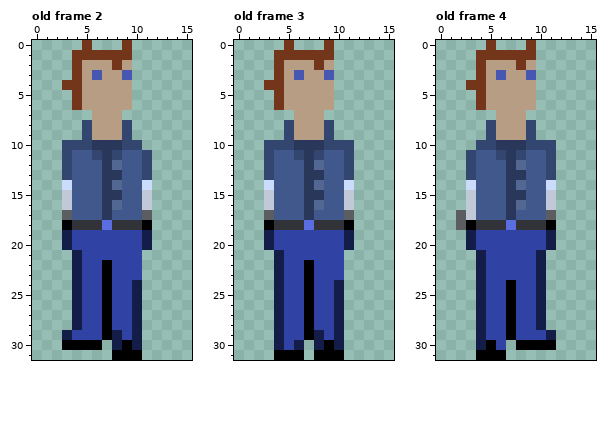
Pixel-art file: assets/sprites/Dave.ase. Above: the version before the commit.
16x32 pixels, 4 frames. Shown: old frame 2, old frame 3, old frame 4. The commit also changed other frames, which this record leaves out.
Now the later version:
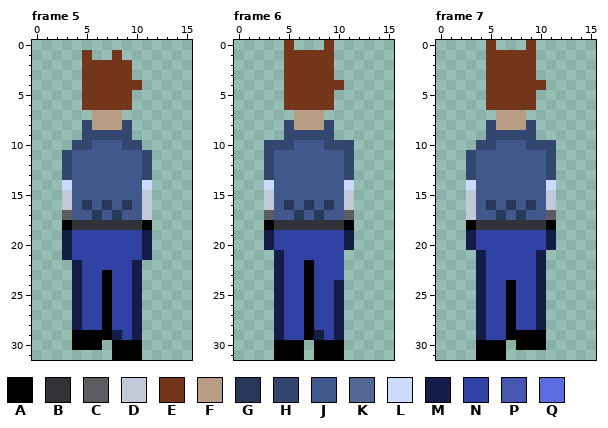
Palette (. is transparent): A #000000  B #323339  C #5c5d61  D #c1c8d7  E #73361a  F #b79d84  G #29385a  H #33466f  J #40588c  K #536793  L #cbdbfc  M #141c48  N #3142a5  P #4756b0  Q #5b6ee1
A new or re-ordered frame is compared with the old frame closest to it.
Commit message: Added 4-directional player animations.
Edits made:
frames 4 -> 13
Changed rows in their new state; - is an unchanged pixel.
Frame 5 is new; against old frame 2:
first column x 3:
 0 --.---.--
 1 -.-..-.--
 2 -.EEE-E--
 3 -.EEEEE--
 4 ..EEEEEE-
 5 -.EEEEE--
 6 -.EEEEE--
 9 ---HHH---
10 .--JJJ---
11 ---JJJ---
12 ----JJ---
13 ----JJ---
14 ----JJ---
15 ----JJ---
16 --G--JG--
17 ---GJG--D
18 ----B----
21 MN------M
22 ----N--M-
23 -------M-
first column x 3:
29 .AAA----
30 .----A-A
Frame 6 is new; against old frame 3:
first column x 3:
 1 -.------
 2 -.EEE-E-
 3 -.EEEEE-
 4 ..EEEEEE
 5 -.EEEEE-
 6 -.EEEEE-
 9 ---HHH--
10 ---JJJ--
11 ---JJJ--
12 ----JJ--
13 ----JJ--
14 ----JJ--
15 ----JJ--
16 --G--JG-
17 ---GJG--
18 ----B---
first column x 4:
30 AAA-A-A
Frame 7 is new; against old frame 4:
first column x 2:
 1 --.------
 2 --.EEE-E-
 3 --.EEEEE-
 4 -..EEEEEE
 5 --.EEEEE-
 6 --.EEEEE-
 9 ----HHH--
10 ----JJJ--
11 ----JJJ--
12 -----JJ--
13 -----JJ--
14 -----JJ--
15 -----JJ--
16 ---G--JG-
17 .---GJG--
18 .----B---
first column x 4:
29 ----AAA.
30 A-A----.
